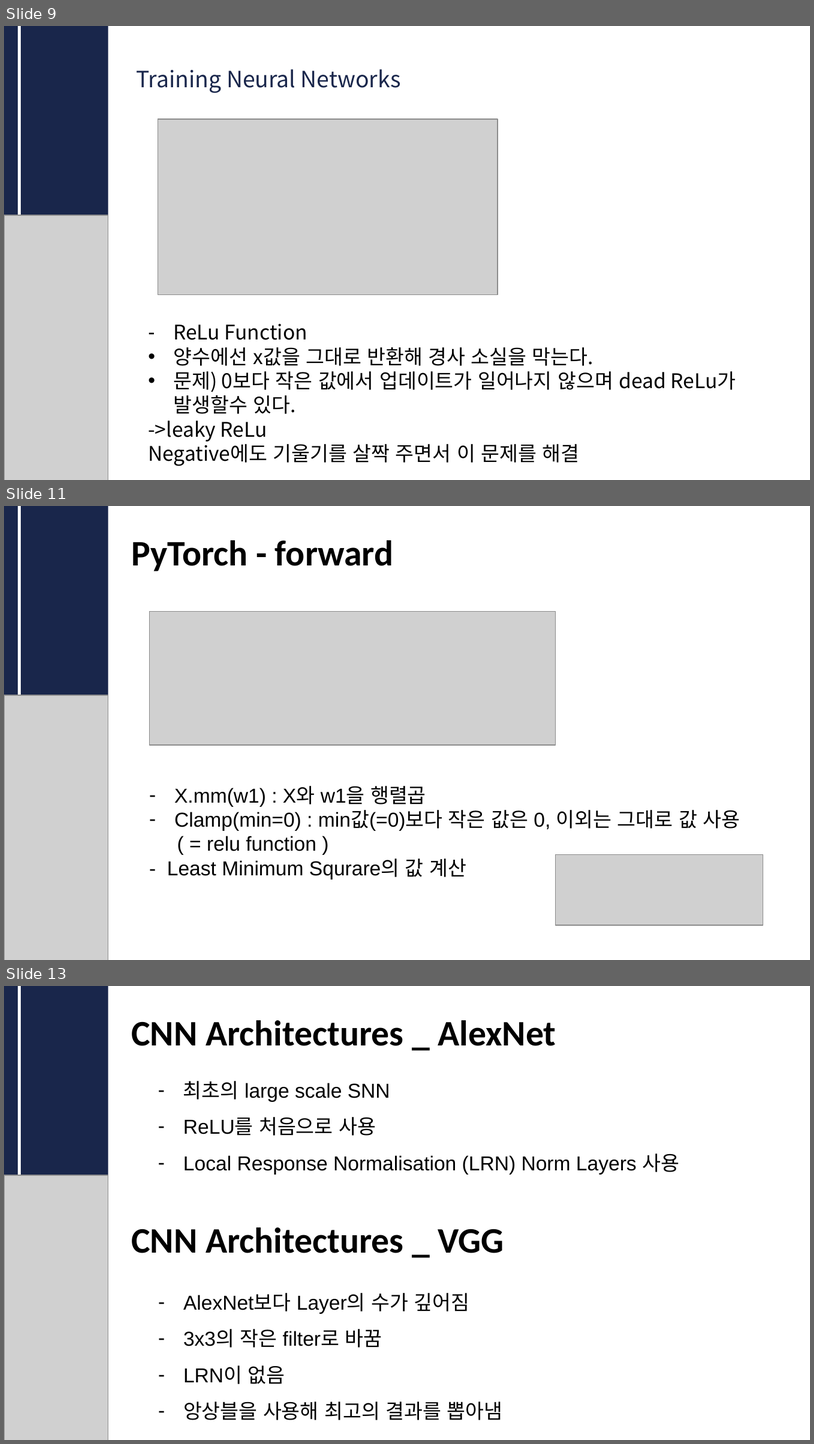
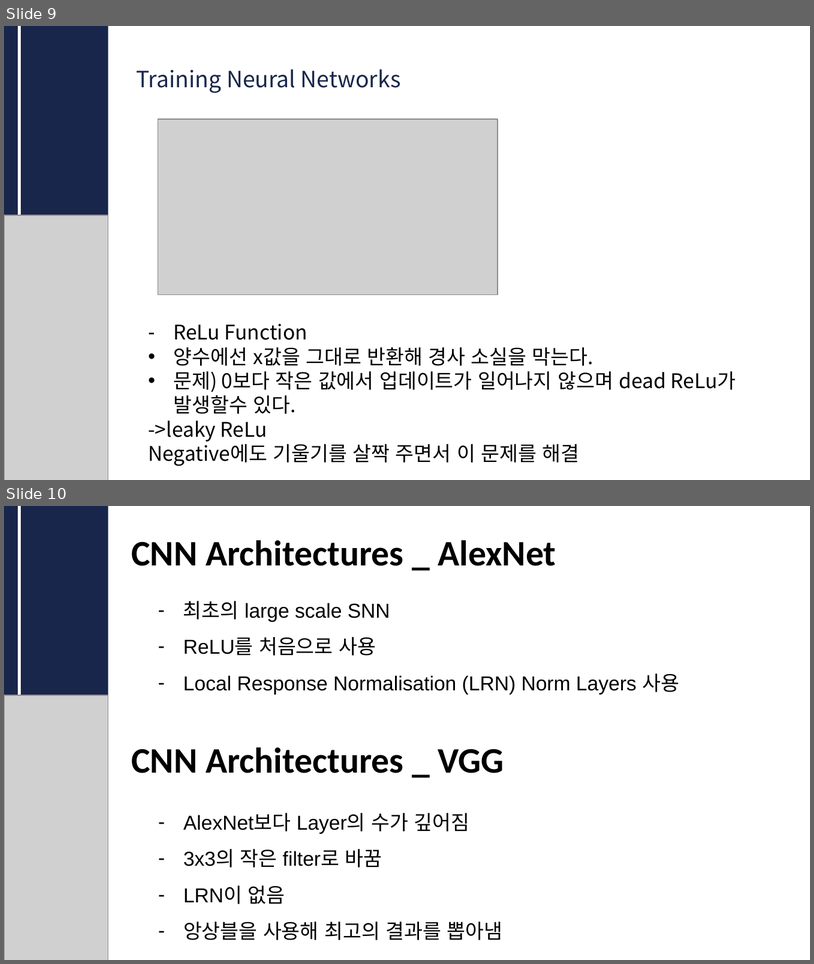
Before and after one commit to CUAI-CAU/2024-2_Study_CS231n_Team1, a slide deck: CS231n 11.19 발표.pptx. Shown one above the other, each under a label of ours: slides 9, 11 and 13 before the commit, slides 9 and 10 after it; the slides between them are not shown. The pictures are 814x1444 and 814x964 pixels, drawn with LibreOffice and Linux fonts; fonts in the diff are those of the drawing; grey boxes stand for pictures. Boxes give left, top, right and bottom in pixels: in the first picture for what was removed or moved away, otherwise in the second. Text is boxed around its words. In the diff, an @@ line names an element or a change of style, - is before the commit and + after.

```diff
--- a/CS231n 11.19 발표.pptx
+++ b/CS231n 11.19 발표.pptx
@@ slide 11 removed at (4, 506, 810, 960), background #FFFFFF @@
@@ rectangle removed at (4, 506, 108, 960) @@
@@ line removed from (20, 506) to (20, 696) @@
@@ text removed at (131, 540, 394, 571) @@
-PyTorch - forward
@@ picture removed at (149, 611, 555, 745) @@
@@ picture removed at (4, 695, 108, 960) @@
@@ text removed at (167, 786, 740, 879) @@
-– X.mm(w1) : X와 w1을 행렬곱
-– Clamp(min=0) : min값(=0)보다 작은 값은 0, 이외는 그대로 값 사용
-( = relu function )
-- Least Minimum Squrare의 값 계산
@@ picture removed at (555, 855, 763, 925) @@
@@ what was slide 13 is now slide 10 @@
```
Also in this commit, not shown: 2 other slides removed.
